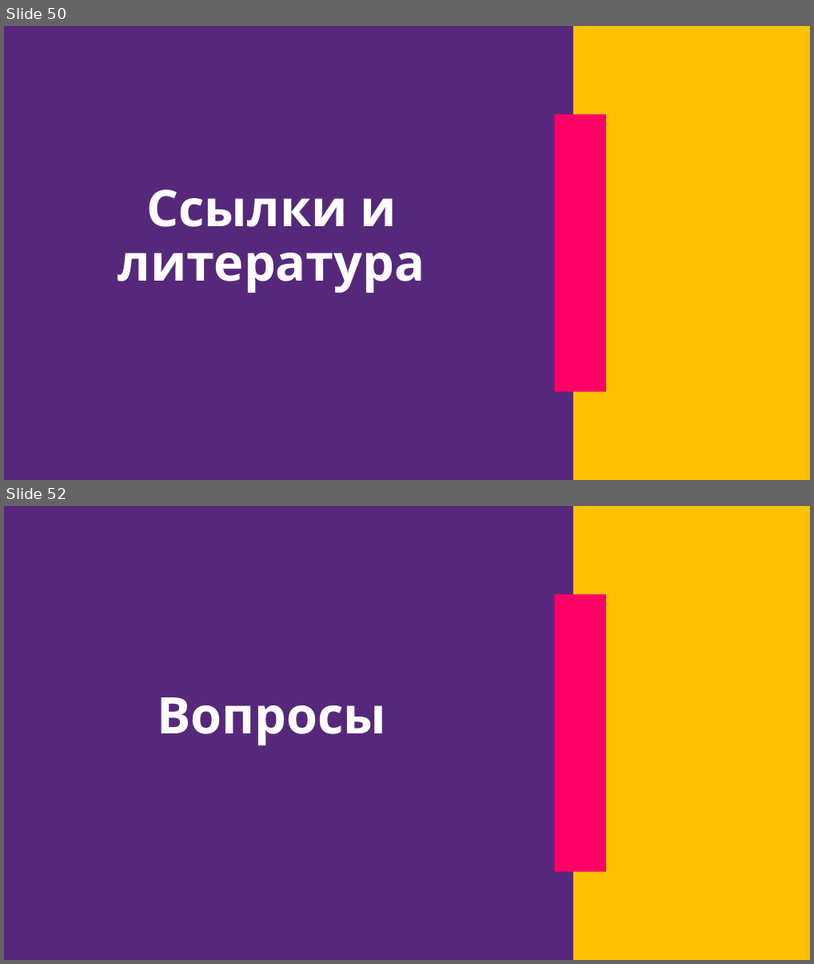
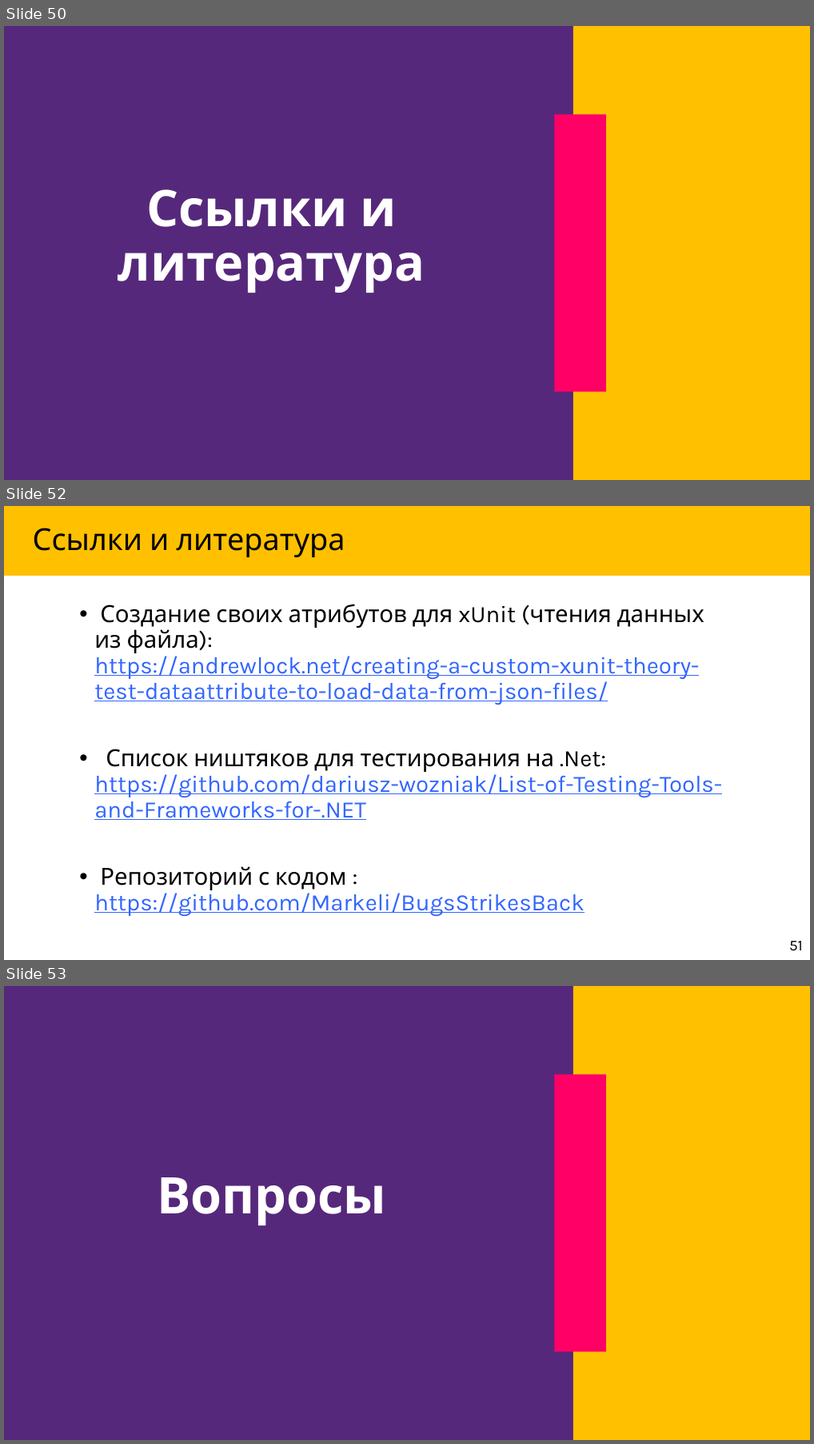
Before and after one commit to Markeli/BugsStrikesBack, a slide deck: docs/Markelow.UnitTests.pptx. Shown one above the other, each under a label of ours: slides 50 and 52 before the commit, slides 50, 52 and 53 after it; the slides between them are not shown. The pictures are 814x964 and 814x1444 pixels, drawn with LibreOffice and Linux fonts; fonts in the diff are those of the drawing; background and template pictures are left out. Boxes give left, top, right and bottom in pixels: in the first picture for what was removed or moved away, otherwise in the second. Text is boxed around its words. In the diff, an @@ line names an element or a change of style, - is before the commit and + after.

```diff
--- a/docs/Markelow.UnitTests.pptx
+++ b/docs/Markelow.UnitTests.pptx
@@ slide 52 added at [4,506,810,960], background #FFFFFF @@
@@ title added at [4,506,810,576], fill #FFC000, 36 pt, text #000000 @@
+Ссылки и литература
@@ text added at [94,604,722,916], 28 pt, text #3366FF, underline @@
+• Создание своих атрибутов для xUnit (чтения данных из файла):
+  https://andrewlock.net/creating-a-custom-xunit-theory-test-dataattribute-to-load-data-from-json-files/
+• Список ништяков для тестирования на .Net:
+  https://github.com/dariusz-wozniak/List-of-Testing-Tools-and-Frameworks-for-.NET
+• Репозиторий с кодом :
+  https://github.com/Markeli/BugsStrikesBack
@@ text added at [790,940,803,951], 18 pt, text #000000 @@
+51
@@ what was slide 52 is now slide 53 @@
```
Also in this commit, not shown: 2 slides changed, 9 other files.
